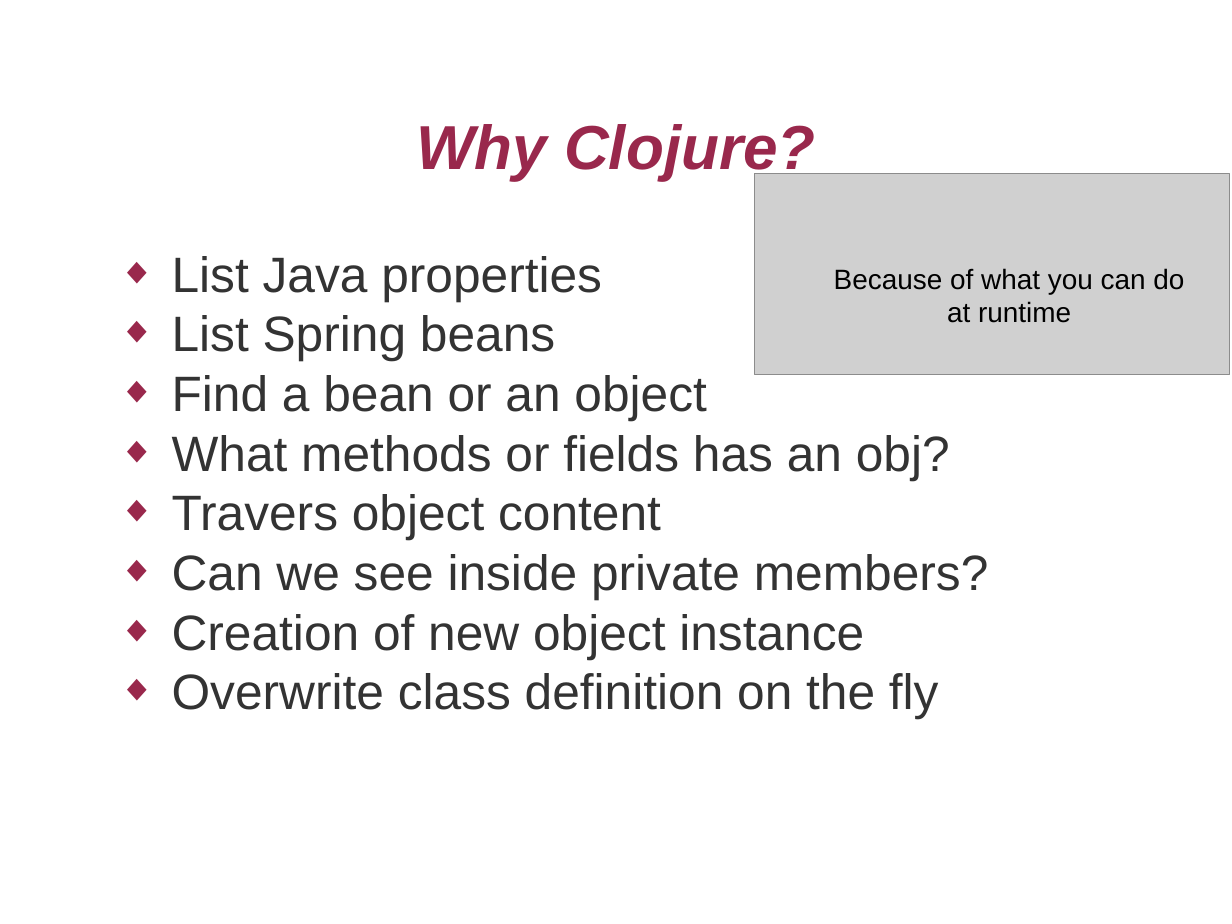
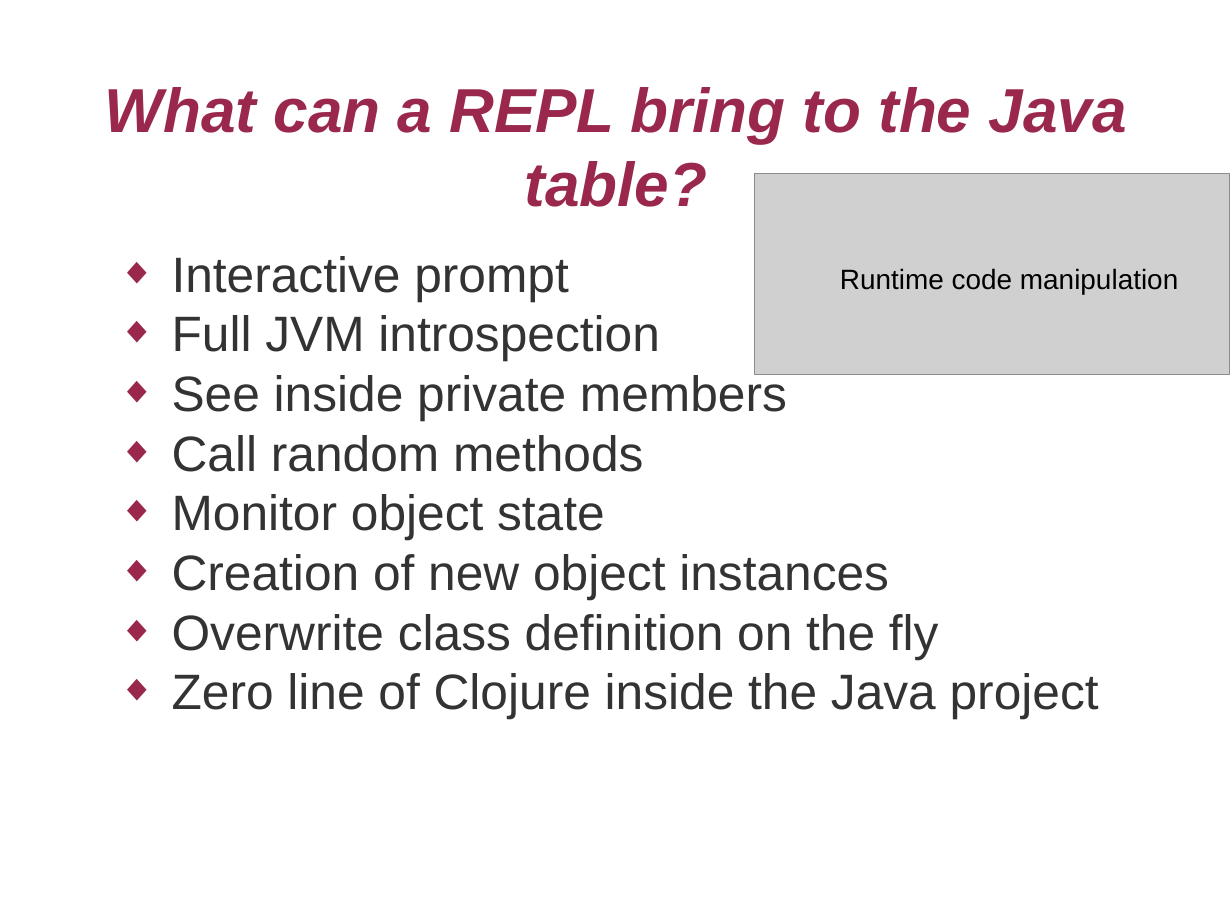
Before and after one commit to matlux/jvm-breakglass, a slide deck: slide 4 of presentation/skillsmatter_nreplboot_pres.odp (slide 3 before the commit). Drawn at 1232x924 pixels with LibreOffice and Linux fonts; fonts in the diff are those of the drawing; grey boxes stand for pictures. Boxes give left, top, right and bottom in pixels: in the first picture for what was removed or moved away, otherwise in the second. Text is boxed around its words. In the diff, an @@ line names an element or a change of style, - is before the commit and + after.

```diff
--- a/presentation/skillsmatter_nreplboot_pres.odp
+++ b/presentation/skillsmatter_nreplboot_pres.odp
@@ title at [105, 87, 1127, 207]: text changed @@
-Why Clojure?
+What can a REPL bring to the Java table?
@@ text at [172, 256, 889, 599]: text changed @@
-◆ List Java properties
-◆ List Spring beans
-◆ Find a bean or an object
-◆ What methods or fields has an obj?
-◆ Travers object content
-◆ Can we see inside private members?
-◆ Creation of new object instance
+◆ Interactive prompt
+◆ Full JVM introspection
+◆ See inside private members
+◆ Call random methods
+◆ Monitor object state
+◆ Creation of new object instances
@@ text at [840, 268, 1178, 294]: text changed @@
-Because of what you can do
-at runtime
+Runtime code manipulation
@@ text at [172, 673, 1099, 719]: paragraph added @@
+◆ Zero line of Clojure inside the Java project
```
Also in this commit, not shown: 1 other slide changed, 2 slides added, 1 other file.
